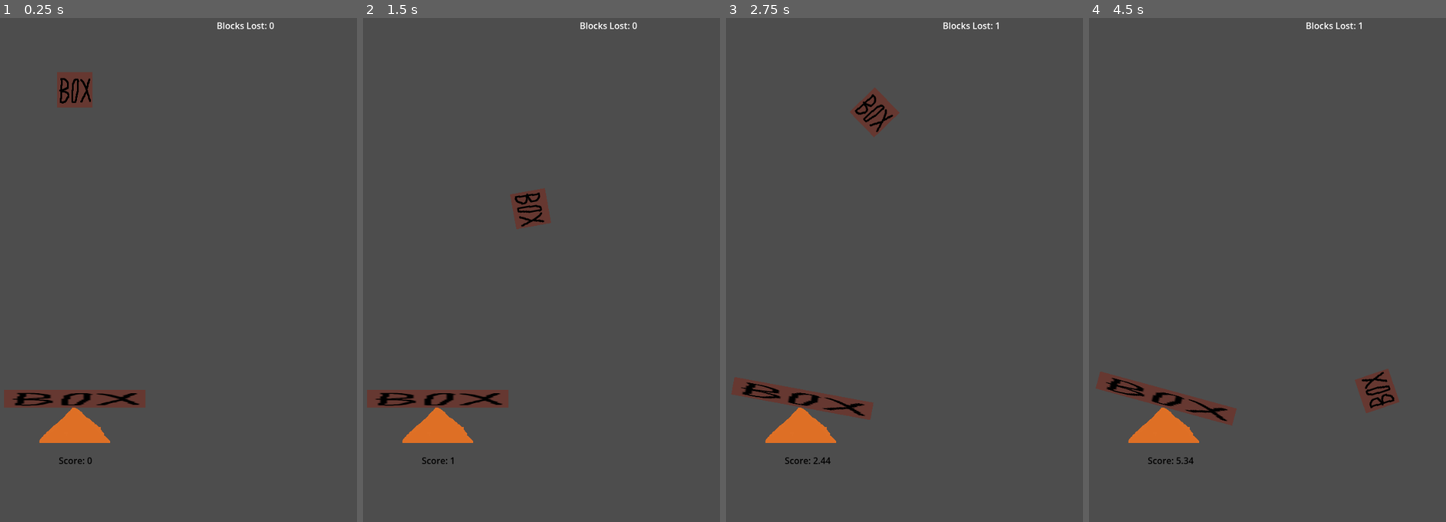
Above: before the commit, frames 1-4 (left to right).
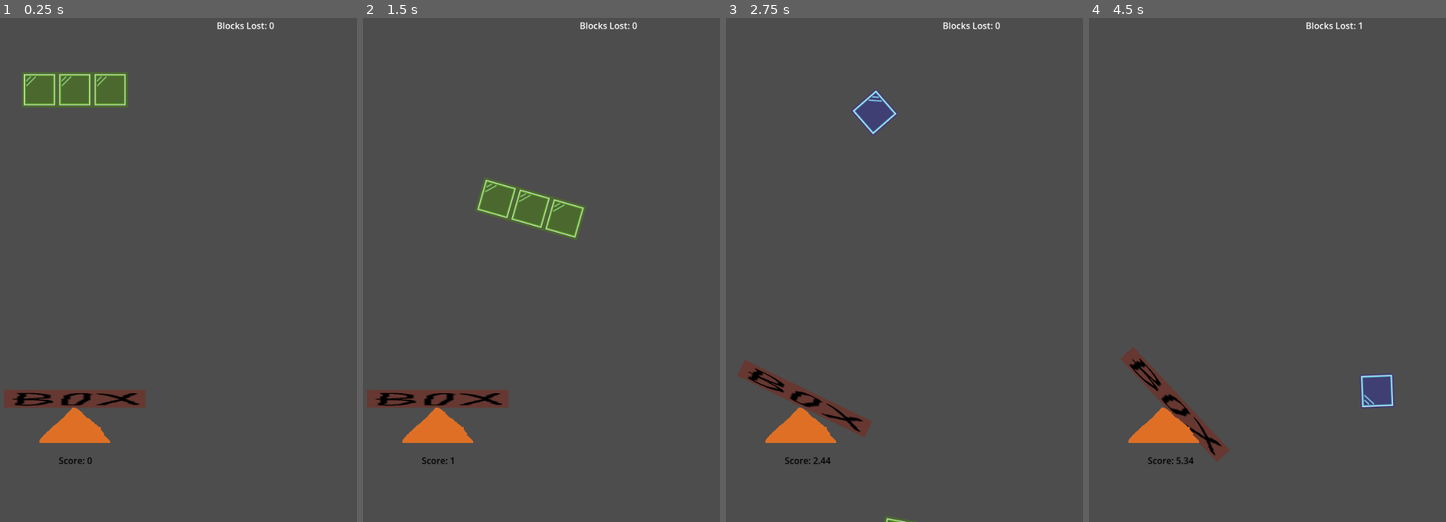
Above: after the commit, the same moments.

Repository: Simon-Melcher/TetriScales
Game: Godot game, scene res://Scenes/Main-Game.tscn
The game is run twice, just before and just after one commit, with the same random seed, the same clock (stepped at 60 frames per second) and the same inputs.
Inputs:
- Up to frame 1 (0.25 s): no input
- Up to frame 2 (1.5 s): hold Right (move_right) 0.53-1.28 s; hold Up (rotate_block) 0.53-1.28 s; hold Down (move_down) from 1.28 s (still down); tap Up (rotate_block) at 1.35 s
- Up to frame 3 (2.75 s): release Down (move_down) at 2.03 s; hold Right (move_right) from 2.03 s (still down); hold Up (rotate_block) from 2.03 s (still down)
- Up to frame 4 (4.5 s): release Up (rotate_block) at 2.78 s; tap Up (rotate_block) at 2.85, 4.35 s; release Right (move_right) at 3.53 s; hold Up (rotate_block) 3.53-4.28 s; hold Left (move_left) from 3.53 s (still down)

The runs differ from the first frame. In frame 1, 2.1% of the frame differs, in the area x 6-36%, y 10-18%; in frame 2, 2.1%; in frame 3, 2.4%; in frame 4, 2.9%, in the area x 2-87%, y 65-89%.

Commit message:
use new blocks

Diff:
--- a/Scenes/Main-Game.tscn
+++ b/Scenes/Main-Game.tscn
@@ -3,7 +3,7 @@
 [ext_resource type="Script" uid="uid://clryc0fldl3cb" path="res://Scripts/main_game.gd" id="1_qxxgd"]
 [ext_resource type="PackedScene" uid="uid://cejyr1mb44esr" path="res://Ressources/Box_Test.tscn" id="2_li234"]
 [ext_resource type="PackedScene" uid="uid://kwsbpinh6omt" path="res://Ressources/Long_Box_Test.tscn" id="3_mjuhr"]
-[ext_resource type="PackedScene" uid="uid://b2ty4vnhgxyer" path="res://Ressources/cone.tscn" id="4_ntdyd"]
+[ext_resource type="PackedScene" uid="uid://b2ty4vnhgxyer" path="res://Ressources/Cone.tscn" id="4_ntdyd"]
 [ext_resource type="PackedScene" uid="uid://m1n40kyskpax" path="res://Ressources/kill_zone.tscn" id="5_li234"]
 [ext_resource type="Script" uid="uid://bitv8h2q18r7f" path="res://Scripts/lost_blocks.gd" id="8_ntdyd"]
 
--- /dev/null
+++ b/Scenes/block_1x1.tscn
@@ -0,0 +1,18 @@
+[gd_scene load_steps=4 format=3 uid="uid://bl1tegvn2o4k3"]
+
+[ext_resource type="Script" uid="uid://djepc3g7bcvfo" path="res://Scripts/box_script.gd" id="1_140cv"]
+[ext_resource type="Texture2D" uid="uid://b7l4y6wo1xesq" path="res://Ressources/block_1x1.png" id="1_afkvb"]
+
+[sub_resource type="RectangleShape2D" id="RectangleShape2D_oq5cr"]
+size = Vector2(62, 62)
+
+[node name="Block_1x1" type="RigidBody2D"]
+can_sleep = false
+script = ExtResource("1_140cv")
+metadata/_edit_group_ = true
+
+[node name="Sprite2D" type="Sprite2D" parent="."]
+texture = ExtResource("1_afkvb")
+
+[node name="CollisionShape2D" type="CollisionShape2D" parent="."]
+shape = SubResource("RectangleShape2D_oq5cr")
--- /dev/null
+++ b/Scenes/block_2x2_l.tscn
@@ -0,0 +1,14 @@
+[gd_scene load_steps=3 format=3 uid="uid://cfp0546au8v2e"]
+
+[ext_resource type="Script" uid="uid://djepc3g7bcvfo" path="res://Scripts/box_script.gd" id="1_fmuor"]
+[ext_resource type="Texture2D" uid="uid://wq87fuq6fc88" path="res://Ressources/block_2x2_L.png" id="1_nv6cg"]
+
+[node name="Block_2x2_L" type="RigidBody2D"]
+script = ExtResource("1_fmuor")
+metadata/_edit_group_ = true
+
+[node name="Sprite2D" type="Sprite2D" parent="."]
+texture = ExtResource("1_nv6cg")
+
+[node name="CollisionPolygon2D" type="CollisionPolygon2D" parent="."]
+polygon = PackedVector2Array(-1, -1, 63, -1, 63, -63, -63, -63, -63, 63, -1, 63)
--- /dev/null
+++ b/Scenes/block_3x1.tscn
@@ -0,0 +1,16 @@
+[gd_scene load_steps=4 format=3 uid="uid://dtilfgsgmgvj4"]
+
+[ext_resource type="Script" uid="uid://djepc3g7bcvfo" path="res://Scripts/box_script.gd" id="1_54vaq"]
+[ext_resource type="Texture2D" uid="uid://bxgf65ob4v7el" path="res://Ressources/block_3x1.png" id="1_rkod2"]
+
+[sub_resource type="RectangleShape2D" id="RectangleShape2D_idmxv"]
+size = Vector2(192, 64)
+
+[node name="Block_3x1" type="RigidBody2D"]
+script = ExtResource("1_54vaq")
+
+[node name="CollisionShape2D" type="CollisionShape2D" parent="."]
+shape = SubResource("RectangleShape2D_idmxv")
+
+[node name="Sprite2D" type="Sprite2D" parent="."]
+texture = ExtResource("1_rkod2")
--- a/Scripts/box_script.gd
+++ b/Scripts/box_script.gd
@@ -1,6 +1,13 @@
 extends RigidBody2D
 
 var detected_coliision = false
+
+func _ready() -> void:
+	can_sleep = false
+	contact_monitor = true
+	max_contacts_reported = 1
+	body_entered.connect(_on_body_entered)
+
 
 func _on_body_entered(body: Node) -> void:
 	if(!detected_coliision and body != self):
--- a/Scripts/main_game.gd
+++ b/Scripts/main_game.gd
@@ -10,6 +10,10 @@
 const simple_block = preload("res://Ressources/Box_test.tscn")
 const small_l_piece = preload("res://Ressources/Box_test.tscn")
 const small_i_piece = preload("res://Ressources/Box_test.tscn")
+
+const Block_1x1 = preload("res://Scenes/block_1x1.tscn")
+const Block_2x2_L = preload("res://Scenes/block_2x2_l.tscn")
+const Block_3x1 = preload("res://Scenes/block_3x1.tscn")
 
 var selected_block = null
 
@@ -26,9 +30,21 @@
 func _on_block_timer_timeout() -> void:
 	spawn_new_block()
 
+func instantiate_random_block() -> RigidBody2D:
+	# Pick a random Block scene
+	const blocks = [Block_1x1, Block_2x2_L, Block_3x1]
+	var block = blocks.pick_random()
+	var b = block.instantiate()
+	return b
+
 func spawn_new_block():
 	print("Spawning new Block")
-	var b = simple_block.instantiate()
+	#var b = simple_block.instantiate()
+	var b = instantiate_random_block()
+	#b.position = event.position
+	#b.position = Vector2(randf_range(0, screen_size.x), 0)
+	#b.linear_velocity = Vector2.DOWN * 50
+	#add_child(b)
 	b.position = Vector2(0,-200)
 	selected_block = b
 	add_child(b)
Binary file added: Ressources/block_1x1.png
Not shown, added: Ressources/block_1x1.png.import
Binary file added: Ressources/block_2x2_L.png
Not shown, added: Ressources/block_2x2_L.png.import
Binary file added: Ressources/block_3x1.png
Not shown, added: Ressources/block_3x1.png.import
Not shown, added: Ressources/block_1x1.pxo
Not shown, added: Ressources/block_2x2_L.pxo
Not shown, added: Ressources/block_3x1.pxo
